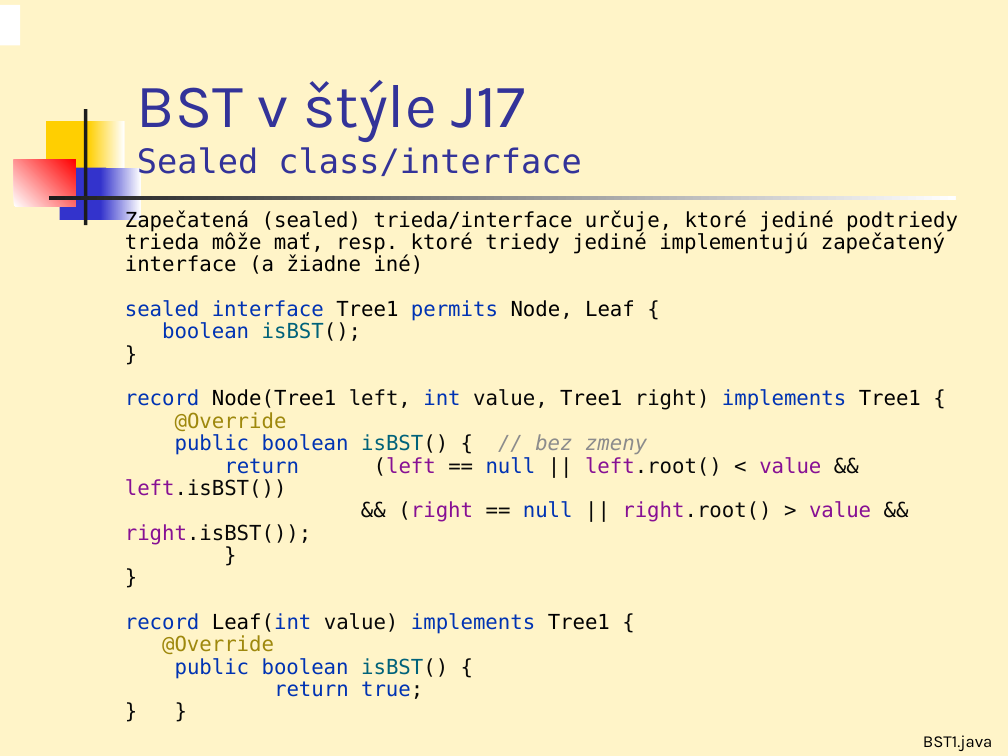
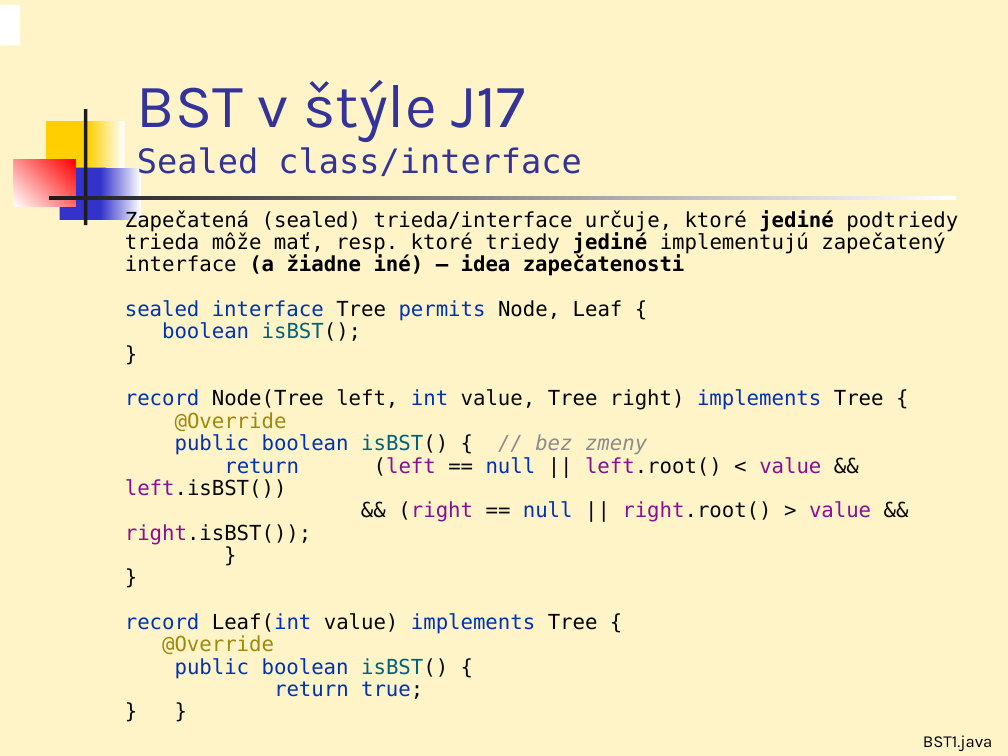
Before and after one commit to Programovanie4/Prednasky, a slide deck: slide 10 of 04/04_java.ppt. Drawn at 1008x756 pixels with LibreOffice and Linux fonts; fonts in the diff are those of the drawing. Boxes give left, top, right and bottom in pixels: in the first picture for what was removed or moved away, otherwise in the second. Text is boxed around its words. In the diff, an @@ line names an element or a change of style, - is before the commit and + after.

```diff
--- a/04/04_java.ppt
+++ b/04/04_java.ppt
@@ text at (125,210,958,699): text changed @@
-Zapečatená (sealed) trieda/interface určuje, ktoré jediné podtriedy trieda môže mať, resp. ktoré triedy jediné implementujú zapečatený interface (a žiadne iné)
-sealed interface Tree1 permits Node, Leaf {
-boolean isBST();
-}
-record Node(Tree1 left, int value, Tree1 right) implements Tree1 {
-@Override
-public boolean isBST() { // bez zmeny
-return (left == null || left.root() < value && left.isBST())
-&& (right == null || right.root() > value && right.isBST());
-}
-}
-record Leaf(int value) implements Tree1 {
-@Override
-public boolean isBST() {
-return true;
-} }
+Zapečatená (sealed) trieda/interface určuje, ktoré jediné podtriedy trieda môže mať, resp. ktoré triedy jediné implementujú zapečatený interface (a žiadne iné) – idea zapečatenosti
+sealed interface Tree permits Node, Leaf {
+boolean isBST();
+}
+record Node(Tree left, int value, Tree right) implements Tree {
+@Override
+public boolean isBST() { // bez zmeny
+return (left == null || left.root() < value && left.isBST())
+&& (right == null || right.root() > value && right.isBST());
+}
+}
+record Leaf(int value) implements Tree {
+@Override
+public boolean isBST() {
+return true;
+} }
```
Also in this commit, not shown: 12 other slides changed, 4 other files.
